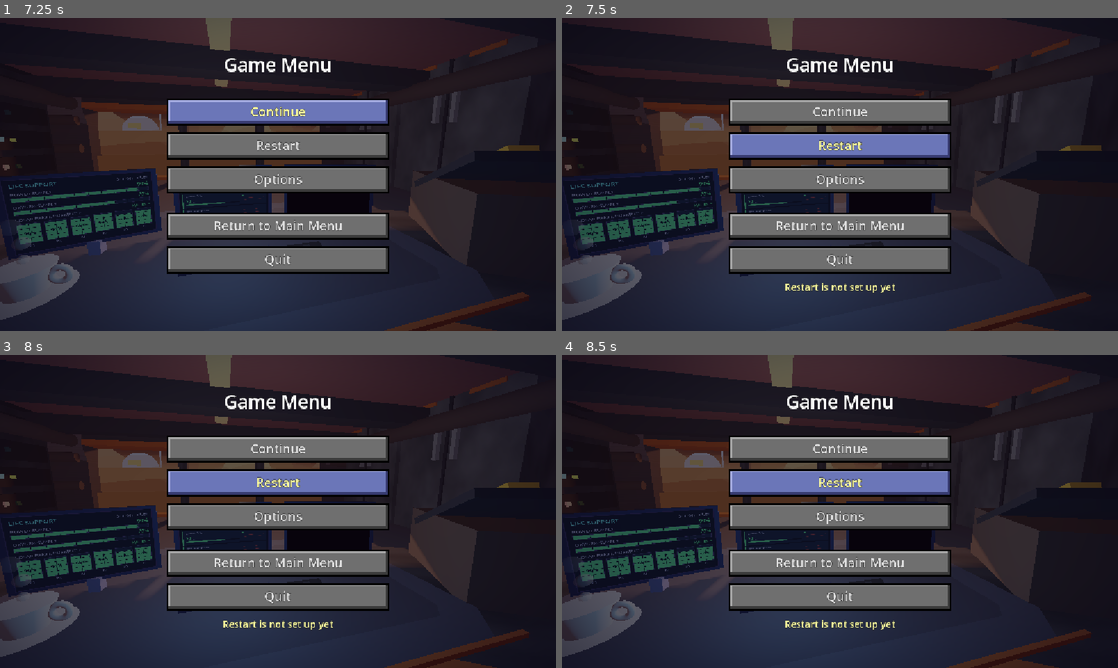
Above: before the commit, frames 1-4 (two rows, left to right).
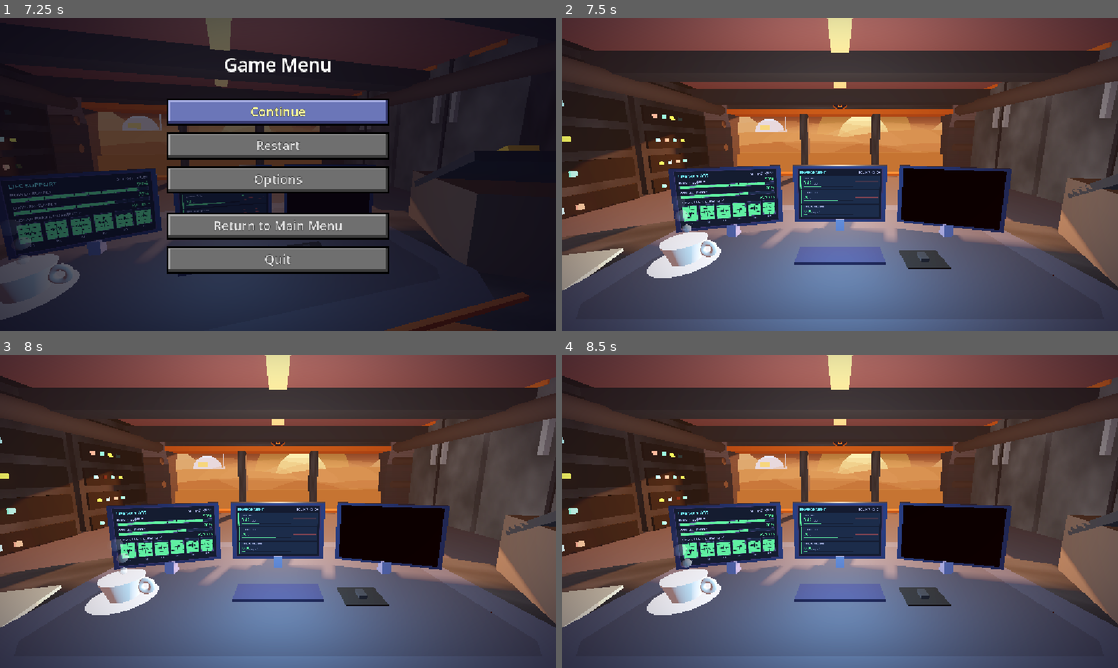
Above: after the commit, the same moments.

Repository: PolarLordStar/junior-astruonaut-mission-trainer
Game: Godot game, scene res://main_menu.tscn
Same seed, same stepped clock (60 frames per second), same inputs: the game is played once before the commit and once after it. This scene is started directly instead of the project's main scene.
Inputs (mouse positions are in pixels of both pictures, inside the frame that each line leads up to):
- Up to frame 1 (7.25 s): click "Restart" at 0.5 s; click "Restart" at 1.25 s; click "Restart" at 2 s; click "Continue" at 2.75 s; move the mouse to (400, 158) at 3.52 s; move the mouse to (166, 190) at 4.27 s; move the mouse to (333, 105) at 5.02 s; move the mouse to (250, 237) at 5.77 s; move the mouse to (444, 221) at 6.52 s; tap Escape (ui_cancel) at 7.15 s
- Up to frame 2 (7.5 s): click "Restart" at 7.25 s
- Up to frame 3 (8 s): no input
- Up to frame 4 (8.5 s): click (840, 483) at 8 s, where only the run before the commit has a clickable "Restart"

Frame 1 is identical in both runs. In frame 2, 86% of the frame differs, in the area x 0-100%, y 0-100%; in frame 3, 86%; in frame 4, 86%.

Commit message:
d
just some code polishing

Diff:
--- a/project.godot
+++ b/project.godot
@@ -11,7 +11,7 @@
 [application]
 
 config/name="Junior Astruonaut Mission Trainer"
-run/main_scene="uid://rr5iupct8kbn"
+run/main_scene="uid://b6ccwafynjimy"
 config/features=PackedStringArray("4.7", "GL Compatibility")
 config/icon="res://icon.svg"
 
--- a/scripts/PauseMenu.gd
+++ b/scripts/PauseMenu.gd
@@ -121,8 +121,8 @@
 	parent.add_child(g)
 
 
-func _style_text(c: Control, size: int) -> void:
-	c.add_theme_font_size_override("font_size", size)
+func _style_text(c: Control, font_size: int) -> void:
+	c.add_theme_font_size_override("font_size", font_size)
 	c.add_theme_color_override("font_outline_color", Color("2b2b2b"))
 	c.add_theme_constant_override("outline_size", 3)
 	if _font != null:
--- a/scripts/ScreenUI.gd
+++ b/scripts/ScreenUI.gd
@@ -75,8 +75,8 @@
 	return sin(t * 6.0) > -0.3
 
 
-func _text(pos: Vector2, s: String, size: int, color: Color, align: HorizontalAlignment = HORIZONTAL_ALIGNMENT_LEFT, width: float = -1.0) -> void:
-	draw_string(ThemeDB.fallback_font, pos, s, align, width, size, color)
+func _text(pos: Vector2, s: String, font_size: int, color: Color, align: HorizontalAlignment = HORIZONTAL_ALIGNMENT_LEFT, width: float = -1.0) -> void:
+	draw_string(ThemeDB.fallback_font, pos, s, align, width, font_size, color)
 
 
 func _level_color(v: float) -> Color:
--- a/scripts/control_room.gd
+++ b/scripts/control_room.gd
@@ -172,9 +172,8 @@
 
 
 func _on_restart() -> void:
-	# TODO: restart behaviour (to be decided).
-	_menu.toast("Restart is not set up yet")
-
+	get_tree().paused = false
+	get_tree().reload_current_scene()
 
 func _on_options() -> void:
 	# TODO: options screen (to be decided).
@@ -349,10 +348,11 @@
 	var bb := _bounds(inst, Transform3D.IDENTITY)
 	var c := bb.get_center()
 	inst.position = Vector3(-c.x, -bb.position.y, -c.z)
-	var wrap := Node3D.new()
-	wrap.add_child(inst)
-	wrap.set_meta("size", bb.size)
-	return wrap
+	var holder := Node3D.new()
+	holder.add_child(inst)
+	holder.set_meta("size", bb.size)
+	return holder
+
 
 
 func _size(model: String) -> Vector3:
@@ -392,10 +392,10 @@
 	return s
 
 
-func _box(parent: Node3D, pos: Vector3, size: Vector3, color: Color, glow := false) -> MeshInstance3D:
+func _box(parent: Node3D, pos: Vector3, box_size: Vector3, color: Color, glow := false) -> MeshInstance3D:
 	var m := MeshInstance3D.new()
 	var mesh := BoxMesh.new()
-	mesh.size = size
+	mesh.size = box_size
 	m.mesh = mesh
 	m.material_override = _mat(color, glow)
 	m.position = pos
@@ -556,10 +556,10 @@
 	return m
 
 
-func _flat(pos: Vector3, size: Vector3, color: Color) -> void:
+func _flat(pos: Vector3, flat_size: Vector3, color: Color) -> void:
 	var m := MeshInstance3D.new()
 	var bm := BoxMesh.new()
-	bm.size = size
+	bm.size = flat_size
 	m.mesh = bm
 	m.material_override = _glow_mat(color)
 	m.cast_shadow = GeometryInstance3D.SHADOW_CASTING_SETTING_OFF
--- a/scripts/mc_button.gd
+++ b/scripts/mc_button.gd
@@ -4,7 +4,7 @@
 ## Continue / Restart / Options / Exit each extend this and only add what happens on click.
 ## Override _on_pressed() in the child script. Call message.emit("text") to show the little
 ## message under the buttons (the MainMenu script displays it).
-
+@warning_ignore("unused_signal")
 signal message(text: String)
 
 const FONT_PATH := "res://fonts/pixel.ttf"   # optional pixel font, same as the pause menu
